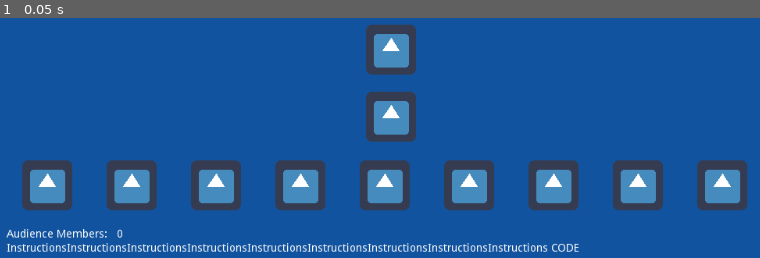
Above: before the commit, frame 1.
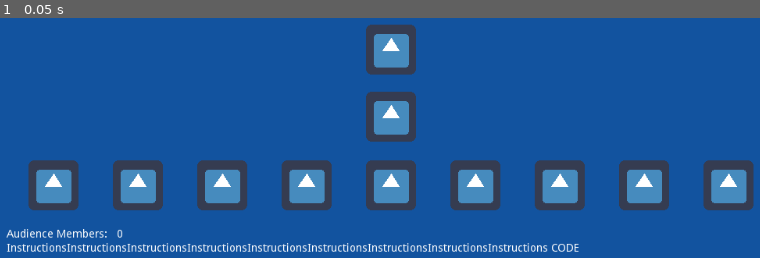
Above: after the commit, the same moment.

Repository: jmpoholarz/Memoji
Game: Godot game, scene res://titleScreen.tscn
Two runs of this game, one before a commit and one after it. Both use one fixed random seed, a clock stepped at 60 frames per second and the inputs below. The project has no main scene, so this scene is started directly. The engine's default icon, where the game draws it, is replaced by a stand-in: a white triangle on a blue panel in a dark square.
Inputs:
- Up to frame 1 (0.05 s): no input

The runs differ from the first frame. In frame 1, 6.3% of the frame differs, in the area x 2-100%, y 59-80%.

Commit message:
Centered player row

Diff:
--- a/MemojiHost/titleScreen.tscn
+++ b/MemojiHost/titleScreen.tscn
@@ -72,7 +72,6 @@
 
 [node name="VBoxContainer" type="VBoxContainer" parent="MarginContainer2/MarginContainer3" index="0"]
 
-editor/display_folded = true
 anchor_left = 0.0
 anchor_top = 0.0
 anchor_right = 0.0
@@ -149,28 +148,28 @@
 
 [node name="VBoxContainer2" type="VBoxContainer" parent="MarginContainer2/MarginContainer3/VBoxContainer" index="1"]
 
+anchor_left = 0.0
+anchor_top = 0.0
+anchor_right = 0.0
+anchor_bottom = 0.0
+margin_top = 104.0
+margin_right = 984.0
+margin_bottom = 276.0
+rect_pivot_offset = Vector2( 0, 0 )
+rect_clip_content = false
+mouse_filter = 1
+mouse_default_cursor_shape = 0
+size_flags_horizontal = 1
+size_flags_vertical = 1
+alignment = 0
+
+[node name="VBoxContainer" type="VBoxContainer" parent="MarginContainer2/MarginContainer3/VBoxContainer/VBoxContainer2" index="0"]
+
 editor/display_folded = true
 anchor_left = 0.0
 anchor_top = 0.0
 anchor_right = 0.0
 anchor_bottom = 0.0
-margin_top = 104.0
-margin_right = 984.0
-margin_bottom = 276.0
-rect_pivot_offset = Vector2( 0, 0 )
-rect_clip_content = false
-mouse_filter = 1
-mouse_default_cursor_shape = 0
-size_flags_horizontal = 1
-size_flags_vertical = 1
-alignment = 0
-
-[node name="VBoxContainer" type="VBoxContainer" parent="MarginContainer2/MarginContainer3/VBoxContainer/VBoxContainer2" index="0"]
-
-anchor_left = 0.0
-anchor_top = 0.0
-anchor_right = 0.0
-anchor_bottom = 0.0
 margin_right = 984.0
 margin_bottom = 64.0
 rect_pivot_offset = Vector2( 0, 0 )
@@ -217,20 +216,19 @@
 
 [node name="Players" type="HBoxContainer" parent="MarginContainer2/MarginContainer3/VBoxContainer/VBoxContainer2/VBoxContainer2" index="0"]
 
-editor/display_folded = true
-anchor_left = 0.0
-anchor_top = 0.0
-anchor_right = 0.0
-anchor_bottom = 0.0
-margin_right = 984.0
-margin_bottom = 104.0
-rect_pivot_offset = Vector2( 0, 0 )
-rect_clip_content = false
-mouse_filter = 1
-mouse_default_cursor_shape = 0
-size_flags_horizontal = 1
-size_flags_vertical = 1
-alignment = 0
+anchor_left = 0.0
+anchor_top = 0.0
+anchor_right = 0.0
+anchor_bottom = 0.0
+margin_right = 984.0
+margin_bottom = 104.0
+rect_pivot_offset = Vector2( 0, 0 )
+rect_clip_content = false
+mouse_filter = 1
+mouse_default_cursor_shape = 0
+size_flags_horizontal = 1
+size_flags_vertical = 1
+alignment = 1
 
 [node name="MarginContainer" type="MarginContainer" parent="MarginContainer2/MarginContainer3/VBoxContainer/VBoxContainer2/VBoxContainer2/Players" index="0"]
 
@@ -238,7 +236,8 @@
 anchor_top = 0.0
 anchor_right = 0.0
 anchor_bottom = 0.0
-margin_right = 104.0
+margin_left = 8.0
+margin_right = 112.0
 margin_bottom = 104.0
 rect_pivot_offset = Vector2( 0, 0 )
 rect_clip_content = false
@@ -277,8 +276,8 @@
 anchor_top = 0.0
 anchor_right = 0.0
 anchor_bottom = 0.0
-margin_left = 108.0
-margin_right = 212.0
+margin_left = 116.0
+margin_right = 220.0
 margin_bottom = 104.0
 rect_pivot_offset = Vector2( 0, 0 )
 rect_clip_content = false
@@ -317,8 +316,8 @@
 anchor_top = 0.0
 anchor_right = 0.0
 anchor_bottom = 0.0
-margin_left = 216.0
-margin_right = 320.0
+margin_left = 224.0
+margin_right = 328.0
 margin_bottom = 104.0
 rect_pivot_offset = Vector2( 0, 0 )
 rect_clip_content = false
@@ -357,8 +356,8 @@
 anchor_top = 0.0
 anchor_right = 0.0
 anchor_bottom = 0.0
-margin_left = 324.0
-margin_right = 428.0
+margin_left = 332.0
+margin_right = 436.0
 margin_bottom = 104.0
 rect_pivot_offset = Vector2( 0, 0 )
 rect_clip_content = false
@@ -397,8 +396,8 @@
 anchor_top = 0.0
 anchor_right = 0.0
 anchor_bottom = 0.0
-margin_left = 432.0
-margin_right = 536.0
+margin_left = 440.0
+margin_right = 544.0
 margin_bottom = 104.0
 rect_pivot_offset = Vector2( 0, 0 )
 rect_clip_content = false
@@ -437,8 +436,8 @@
 anchor_top = 0.0
 anchor_right = 0.0
 anchor_bottom = 0.0
-margin_left = 540.0
-margin_right = 644.0
+margin_left = 548.0
+margin_right = 652.0
 margin_bottom = 104.0
 rect_pivot_offset = Vector2( 0, 0 )
 rect_clip_content = false
@@ -477,8 +476,8 @@
 anchor_top = 0.0
 anchor_right = 0.0
 anchor_bottom = 0.0
-margin_left = 648.0
-margin_right = 752.0
+margin_left = 656.0
+margin_right = 760.0
 margin_bottom = 104.0
 rect_pivot_offset = Vector2( 0, 0 )
 rect_clip_content = false
@@ -517,8 +516,8 @@
 anchor_top = 0.0
 anchor_right = 0.0
 anchor_bottom = 0.0
-margin_left = 756.0
-margin_right = 860.0
+margin_left = 764.0
+margin_right = 868.0
 margin_bottom = 104.0
 rect_pivot_offset = Vector2( 0, 0 )
 rect_clip_content = false
@@ -557,8 +556,8 @@
 anchor_top = 0.0
 anchor_right = 0.0
 anchor_bottom = 0.0
-margin_left = 864.0
-margin_right = 968.0
+margin_left = 872.0
+margin_right = 976.0
 margin_bottom = 104.0
 rect_pivot_offset = Vector2( 0, 0 )
 rect_clip_content = false
